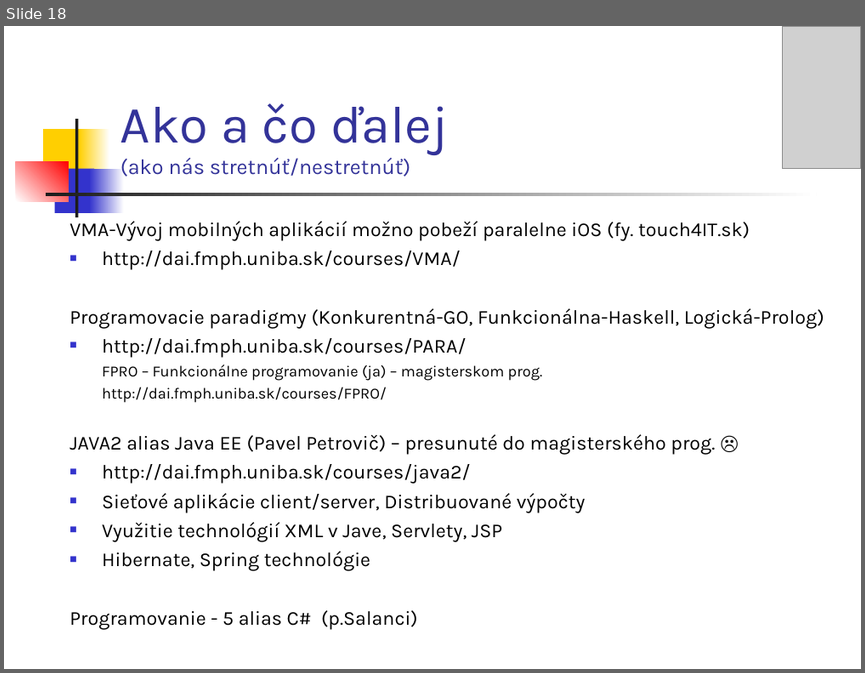
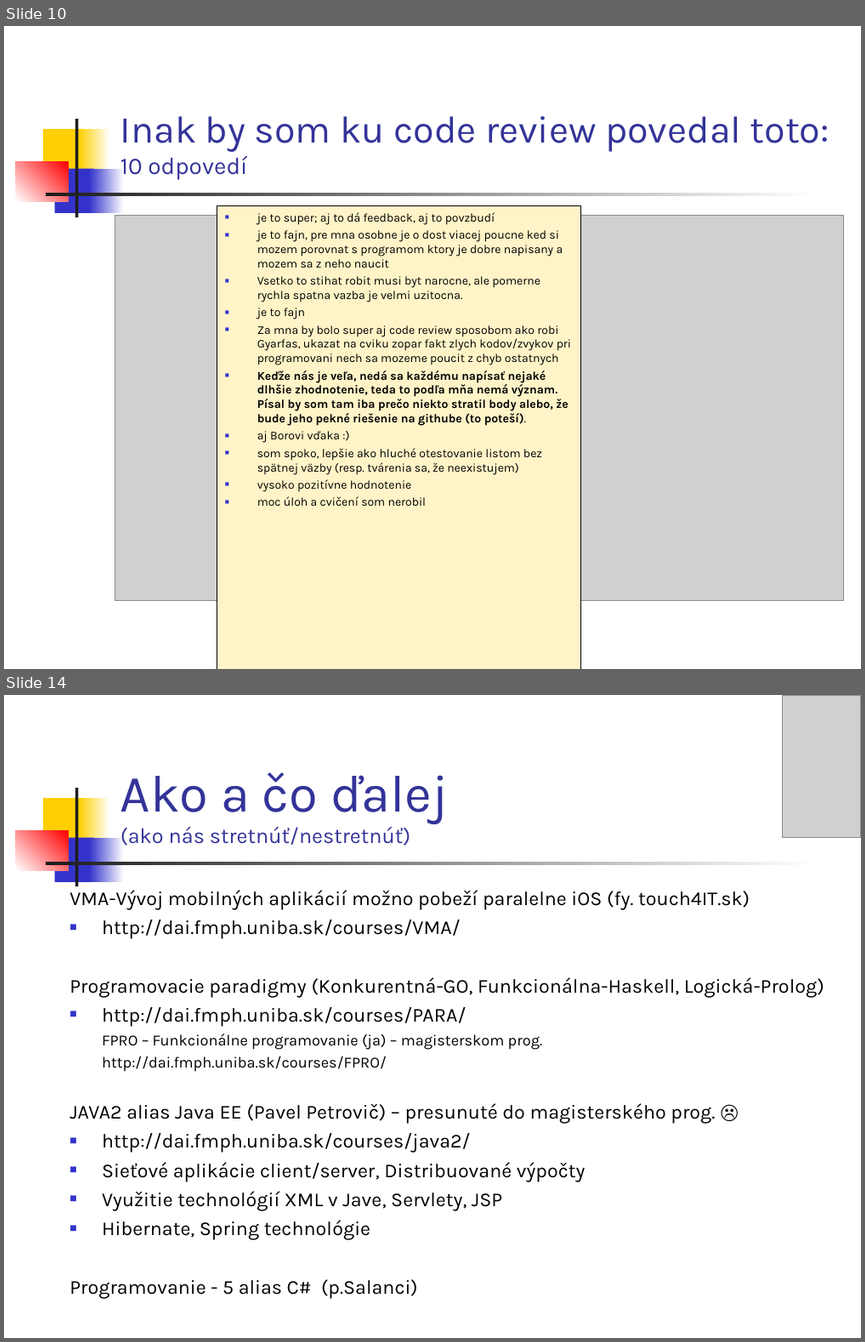
Before and after one commit to Programovanie4/Prednasky, a slide deck: 13/grandfinale.ppt. Shown one above the other, each under a label of ours: slide 18 before the commit, slides 10 and 14 after it; the slides between them are not shown. The pictures are 865x673 and 865x1342 pixels, drawn with LibreOffice and Linux fonts; fonts in the diff are those of the drawing; grey boxes stand for pictures. Boxes give left, top, right and bottom in pixels: in the first picture for what was removed or moved away, otherwise in the second. Text is boxed around its words. In the diff, an @@ line names an element or a change of style, - is before the commit and + after.

```diff
--- a/13/grandfinale.ppt
+++ b/13/grandfinale.ppt
@@ slide 10 added at bbox=[4, 26, 861, 669], background #FFFFFF; not listed: 7 template elements that a slide beside it also shows @@
@@ title added at bbox=[120, 116, 829, 180], 32 pt, text #333399 @@
+Inak by som ku code review povedal toto:
+10 odpovedí
@@ picture added at bbox=[114, 216, 843, 601] @@
@@ rectangle added at bbox=[216, 206, 580, 669], fill #FFF4C8, outline #000000 0.74 pt, 10 pt, text #000000 @@
+■ je to super; aj to dá feedback, aj to povzbudí
+■ je to fajn, pre mna osobne je o dost viacej poucne ked si mozem porovnat s programom ktory je dobre napisany a mozem sa z neho naucit
+■ Vsetko to stihat robit musi byt narocne, ale pomerne rychla spatna vazba je velmi uzitocna.
+■ je to fajn
+■ Za mna by bolo super aj code review sposobom ako robi Gyarfas, ukazat na cviku zopar fakt zlych kodov/zvykov pri programovani nech sa mozeme poucit z chyb ostatnych
+■ Keďže nás je veľa, nedá sa každému napísať nejaké dlhšie zhodnotenie, teda to podľa mňa nemá význam. Písal by som tam iba prečo niekto stratil body alebo, že bude jeho pekné riešenie na githube (to poteší).
+■ aj Borovi vďaka :)
+■ som spoko, lepšie ako hluché otestovanie listom bez spätnej väzby (resp. tvárenia sa, že neexistujem)
+■ vysoko pozitívne hodnotenie
+■ moc úloh a cvičení som nerobil
@@ what was slide 18 is now slide 14 @@
```
Also in this commit, not shown: 4 slides changed, 10 other slides added, 16 slides removed, 5 other files.
